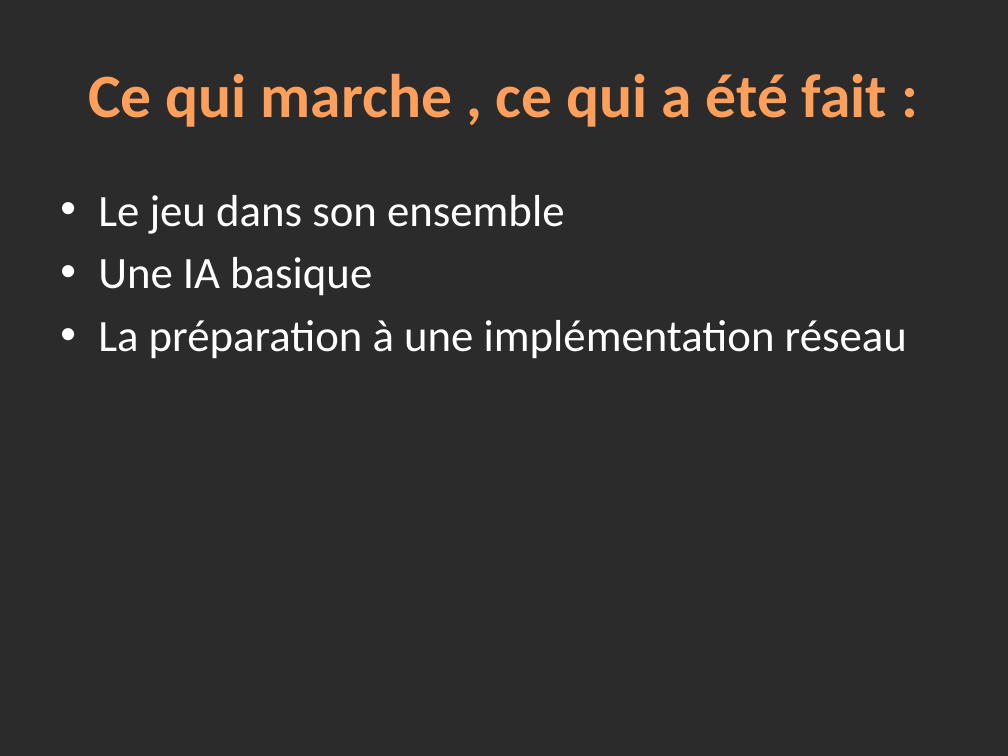
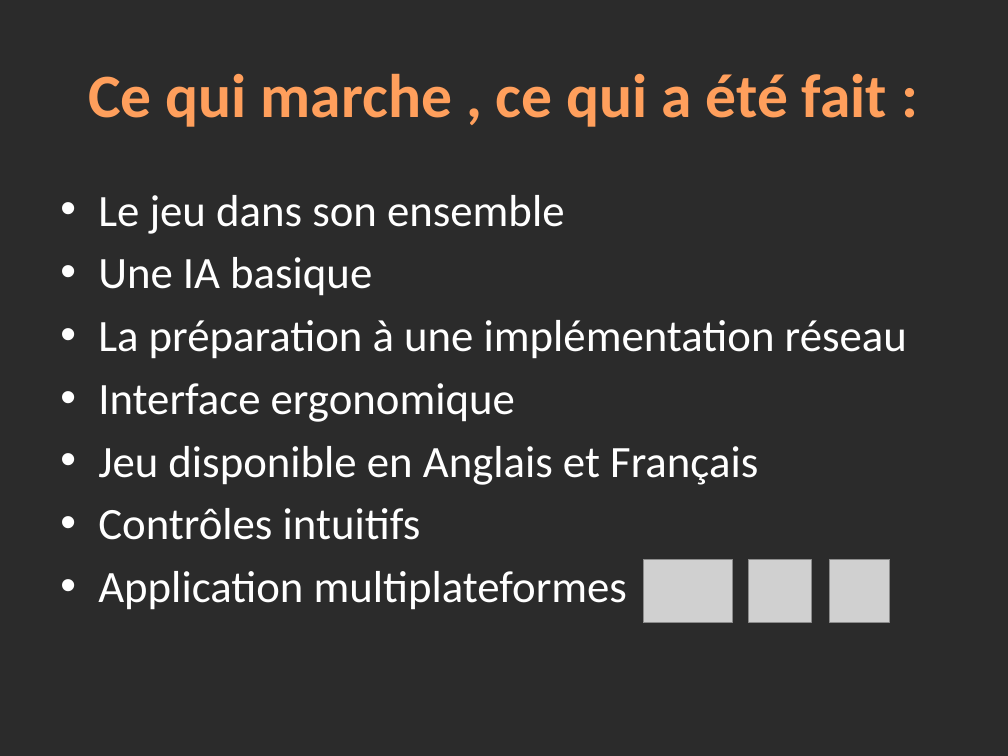
Before and after one commit to winbill/lifesevenpoker, a slide deck: slide 4 of Annexes/Presentation.pptx. Drawn at 1008x756 pixels with LibreOffice and Linux fonts; fonts in the diff are those of the drawing; grey boxes stand for pictures; background and template pictures are left out; a plain dark background stands for a picture behind light text. Boxes give left, top, right and bottom in pixels: in the first picture for what was removed or moved away, otherwise in the second. Text is boxed around its words. In the diff, an @@ line names an element or a change of style, - is before the commit and + after.

```diff
--- a/Annexes/Presentation.pptx
+++ b/Annexes/Presentation.pptx
@@ text at (98,383,758,610): paragraphs added @@
+• Interface ergonomique
+• Jeu disponible en Anglais et Français
+• Contrôles intuitifs
+• Application multiplateformes
@@ picture added at (643,559,733,623) @@
@@ picture added at (748,559,811,623) @@
@@ picture added at (830,559,890,623) @@
```
Also in this commit, not shown: 1 slide added, 1 other file.
